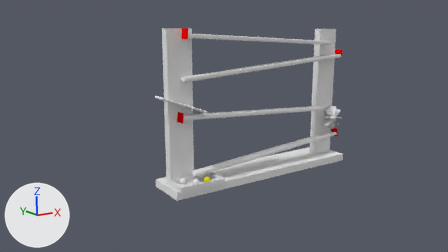
What one commit did to the Blender file scenes/kugelbahn.blend.
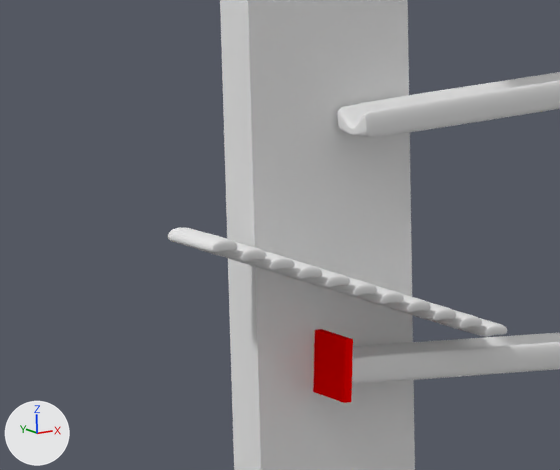
The first picture shows the older version from the file's camera 'Camera'. The close-ups show both versions on the part from 29% to 48% of the width and 24% to 53% of the height of that picture; other places that the commit changed are outside them. The axes (+X, +Y, +Z) are drawn at lower left. The lights are the same throughout.

Script lines for the objects in view, before the commit:
```python
me_cube_001 = bpy.data.meshes.new('Cube.001')
me_cube_001.from_pydata(...)  # a box spanning x -1.0..1.0, y -1.0..1.0, z -1.0..1.0
me_cube_001.materials.append(mat_kugelbahnholz)  # white #e7e7e7
me_cube_002 = bpy.data.meshes.new('Cube.002')
me_cube_002.from_pydata(...)  # a box spanning x -1.0..1.0, y -1.0..1.0, z -1.26..1.26
me_cube_002.materials.append(mat_kugelbahnholz)  # white #e7e7e7
me_cube_007 = bpy.data.meshes.new('Cube.007')
me_cube_007.from_pydata(...)  # 24 vertices, 22 faces; spans x -1.0..1.0, y -1.0..1.02, z -1.0..1.72
me_cube_007.polygons.foreach_set('use_smooth', [True] * 22)
me_cube_007.materials.append(mat_riffel)  # white #e7e7e7
ob_pfeiler = bpy.data.objects.new('Pfeiler', me_cube_002)
ob_pfeiler.location = (-1.663, 0.0, 1.317)
ob_pfeiler.rotation_euler = (0.0, 0.0, 1.571)  # degrees (0, 0, 90)
ob_pfeiler.scale = (0.0739, 0.221, 1.0)
_m = ob_pfeiler.modifiers.new('Array', 'ARRAY')
_m.constant_offset_displace = (0.0, 0.0, 0.0)
_m.relative_offset_displace = (0.0, -7.5, 0.0)
ob_riffel = bpy.data.objects.new('Riffel', me_cube_007)
ob_riffel.location = (-2.076, -0.178, 1.547)
ob_riffel.scale = (0.0373, 0.121, 0.0147)
_m = ob_riffel.modifiers.new('Array', 'ARRAY')
_m.count = 11
_m.constant_offset_displace = (0.0, 0.0, 0.0)
_m.relative_offset_displace = (1.0, 0.0, -0.7)
_m = ob_riffel.modifiers.new('Subsurf', 'SUBSURF')
ob_standfuss = bpy.data.objects.new('Standfuss', me_cube_001)
ob_standfuss.location = (0.0, 0.0, 0.0)
ob_standfuss.scale = (1.93, 0.381, -0.0679)
# also in view: 'Bahnabschnitt3' at (-0.11, -0.15, 1.12); 'Stopper3' at (-1.72, -0.16, 1.2); 'Bahnabschnitt2' at (0.12, -0.15, 1.93)
```
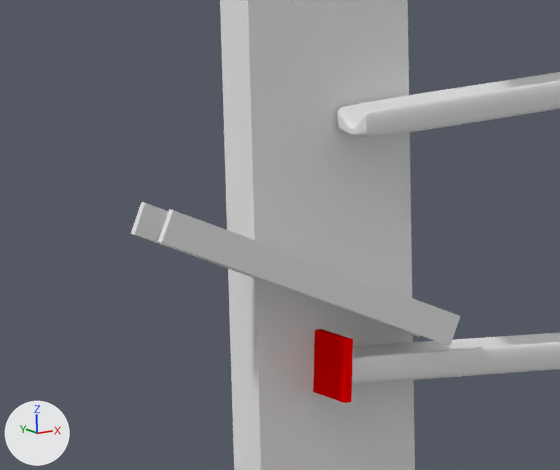
Where the newer file only moved an object's origin or applied its transform, the numbers keep the older frame.

The change, as a list of edits to the scene's bpy script:
```text
Change ob_riffel:
    ob_riffel.location: (-2.076, -0.178, 1.547) -> (-2.076, -0.154, 1.55)
    ob_riffel.scale: (0.0373, 0.121, 0.0147) -> (0.0373, 0.0609, 0.0147)
    where _m = ob_riffel.modifiers.new('Array', 'ARRAY')
    _m.count: 11 -> 9
    where _m = ob_riffel.modifiers.new('Array', 'ARRAY')
    remove _m = ob_riffel.modifiers.new('Subsurf', 'SUBSURF')
    _m.relative_offset_displace: (1.0, 0.0, -0.7) -> (1.0, 0.0, -0.8)
Add ob_riffelbegrenzer1:
    ob_riffelbegrenzer1 = bpy.data.objects.new('RiffelBegrenzer1', me_cube_001.copy())  # the mesh of ob_standfuss
    ob_riffelbegrenzer1.location = (-1.803, -0.076, 1.436)
    ob_riffelbegrenzer1.rotation_euler = (0.0, 0.401, 0.0)  # degrees (0, 23, 0)
    ob_riffelbegrenzer1.scale = (0.422, 0.0106, 0.0399)
Add ob_riffelbegrenzer1_001:
    ob_riffelbegrenzer1_001 = bpy.data.objects.new('RiffelBegrenzer1.001', me_cube_001.copy())  # the mesh of ob_standfuss
    ob_riffelbegrenzer1_001.location = (-1.803, -0.226, 1.436)
    ob_riffelbegrenzer1_001.rotation_euler = (0.0, 0.401, 0.0)  # degrees (0, 23, 0)
    ob_riffelbegrenzer1_001.scale = (0.422, 0.0106, 0.0399)
```

Location of each change, [x1, y1, x2, y2] in pixels of the close-ups (560 x 470 px):
'RiffelBegrenzer1.001', added
    after: [158, 209, 460, 346]
'Riffel', moved, rescaled, modifiers changed (not visible afterwards)
    before: [168, 227, 507, 337]
'RiffelBegrenzer1', added
    after: [131, 202, 420, 337]
